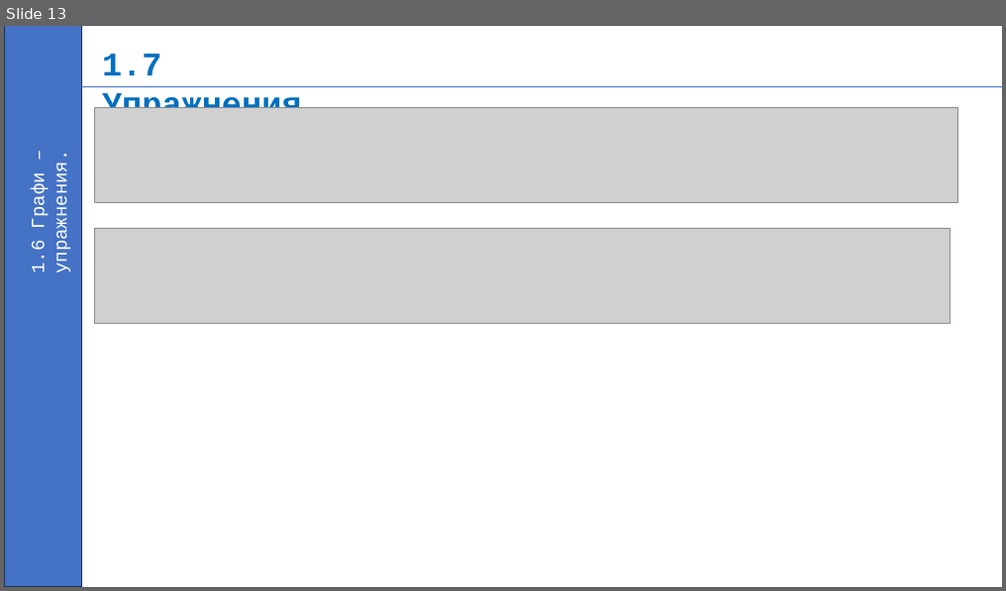
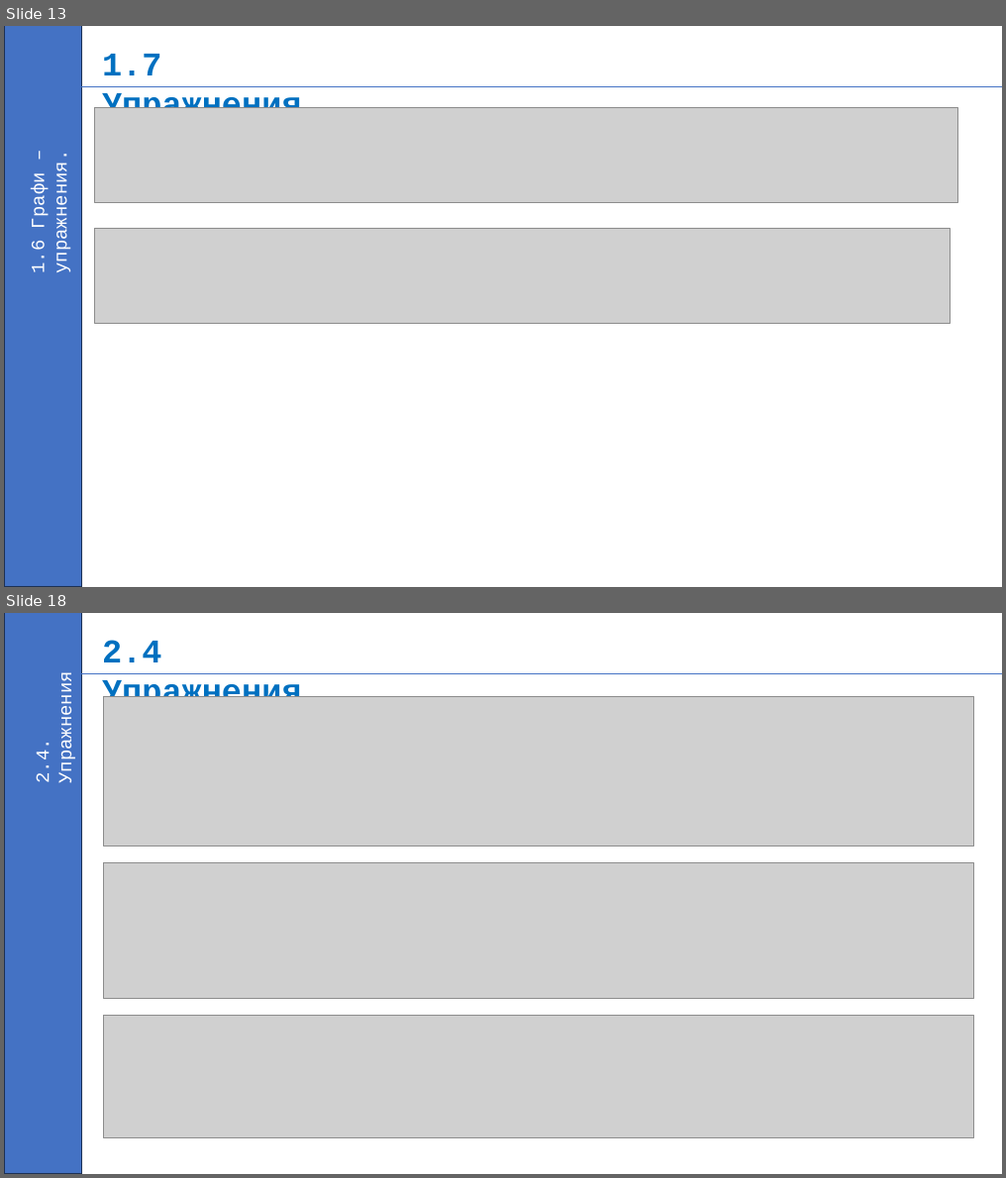
Before and after one commit to ahmedmatem/ppmg, a slide deck: XI class/02. DS and Algo - Module 2/08. Дървета-и-Графи/Дървета-и-Графи.pptx. Shown one above the other, each under a label of ours: slide 13 before the commit, slides 13 and 18 after it; the slides between them are not shown. The pictures are 1006x591 and 1006x1178 pixels, drawn with LibreOffice and Linux fonts; fonts in the diff are those of the drawing; grey boxes stand for pictures. Boxes give left, top, right and bottom in pixels: in the first picture for what was removed or moved away, otherwise in the second. Text is boxed around its words. In the diff, an @@ line names an element or a change of style, - is before the commit and + after.

```diff
--- a/XI class/02. DS and Algo - Module 2/08. Дървета-и-Графи/Дървета-и-Графи.pptx
+++ b/XI class/02. DS and Algo - Module 2/08. Дървета-и-Графи/Дървета-и-Графи.pptx
@@ slide 18 added at box(4, 613, 1002, 1174), background #FFFFFF @@
@@ rectangle added at box(5, 613, 82, 1174), fill #4472C4, outline #1E3256 1 pt @@
@@ text added at box(102, 640, 302, 712), 32 pt, text #0070C0, bold @@
+2.4 Упражнения
@@ text added at box(34, 683, 76, 782), 18 pt, text #FFFFFF @@
+2.4. Упражнения
@@ line added from (82, 673) to (1002, 673), #4472C4 0.5 pt @@
@@ picture added at box(104, 697, 974, 846) @@
@@ picture added at box(104, 863, 974, 998) @@
@@ picture added at box(104, 1016, 974, 1139) @@
```
Also in this commit, not shown: 1 slide changed, 4 other slides added, 4 other files.
